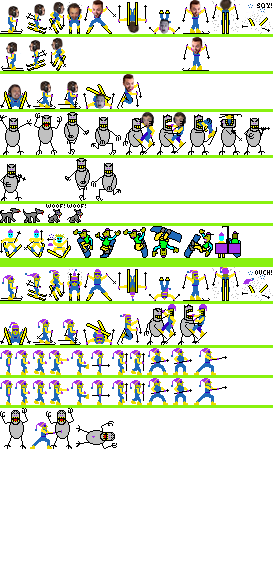
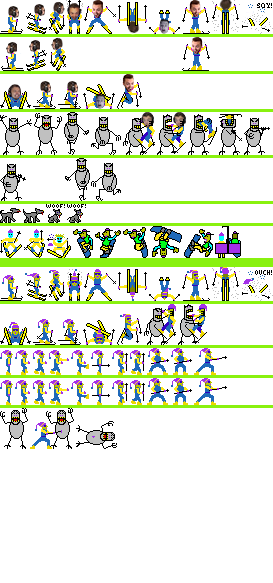
Before/after of a 273px x 583px layered artwork. What changed in the layer stack:
added layer "Layer 5" above "Layer 6" over left=78, top=0, right=83, bottom=7
added layer "Layer 6" above "stare[ela]" over left=66, top=0, right=71, bottom=6
